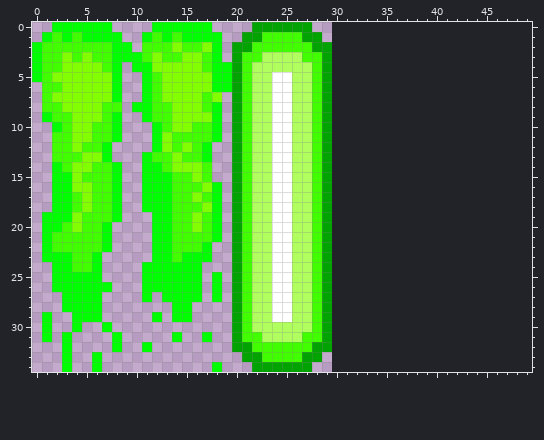
File history of a pixel-art sprite, src/main/resources/img/bullet/bulletsheet10x35.png. This is how it looked before the edit.
The file is 30x35 pixels. The old version is drawn lined up with the new one, on the new canvas.
Now the later version:
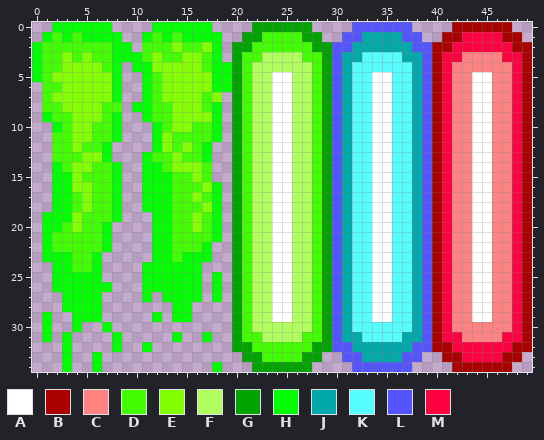
Palette (. is transparent): A #ffffff  B #aa0000  C #ff8282  D #41ff00  E #82ff00  F #b0ff5e  G #00a300  H #00ff00  J #00aaaa  K #55ffff  L #5555ff  M #ff0041
Edits made:
canvas 30x35 -> 50x35
Changed rows in their new state; - is an unchanged pixel.
first column x 30:
 0 --LLLLLL----BBBBBB--
 1 -LLJJJJLL--BBMMMMBB-
 2 LLJJJJJJLLBBMMMMMMBB
 3 LJJKKKKJJLBMMCCCCMMB
 4 LJKKKKKKJLBMCCCCCCMB
 5 LJKKAAKKJLBMCCAACCMB
 6 LJKKAAKKJLBMCCAACCMB
 7 LJKKAAKKJLBMCCAACCMB
 8 LJKKAAKKJLBMCCAACCMB
 9 LJKKAAKKJLBMCCAACCMB
10 LJKKAAKKJLBMCCAACCMB
11 LJKKAAKKJLBMCCAACCMB
12 LJKKAAKKJLBMCCAACCMB
13 LJKKAAKKJLBMCCAACCMB
14 LJKKAAKKJLBMCCAACCMB
15 LJKKAAKKJLBMCCAACCMB
16 LJKKAAKKJLBMCCAACCMB
17 LJKKAAKKJLBMCCAACCMB
18 LJKKAAKKJLBMCCAACCMB
19 LJKKAAKKJLBMCCAACCMB
20 LJKKAAKKJLBMCCAACCMB
21 LJKKAAKKJLBMCCAACCMB
22 LJKKAAKKJLBMCCAACCMB
23 LJKKAAKKJLBMCCAACCMB
24 LJKKAAKKJLBMCCAACCMB
25 LJKKAAKKJLBMCCAACCMB
26 LJKKAAKKJLBMCCAACCMB
27 LJKKAAKKJLBMCCAACCMB
28 LJKKAAKKJLBMCCAACCMB
29 LJKKAAKKJLBMCCAACCMB
30 LJKKKKKKJLBMCCCCCCMB
31 LJJKKKKJJLBMMCCCCMMB
32 LLJJJJJJLLBBMMMMMMBB
33 -LLJJJJLL--BBMMMMBB-
34 --LLLLLL----BBBBBB--
